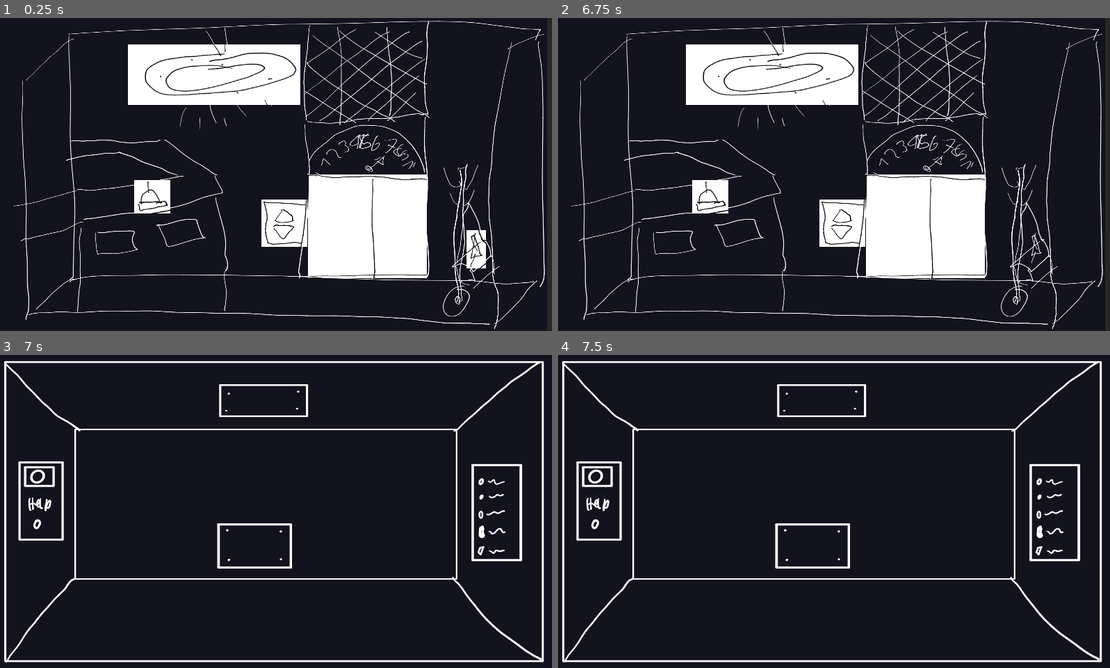
Above: before the commit, frames 1-4 (two rows, left to right).
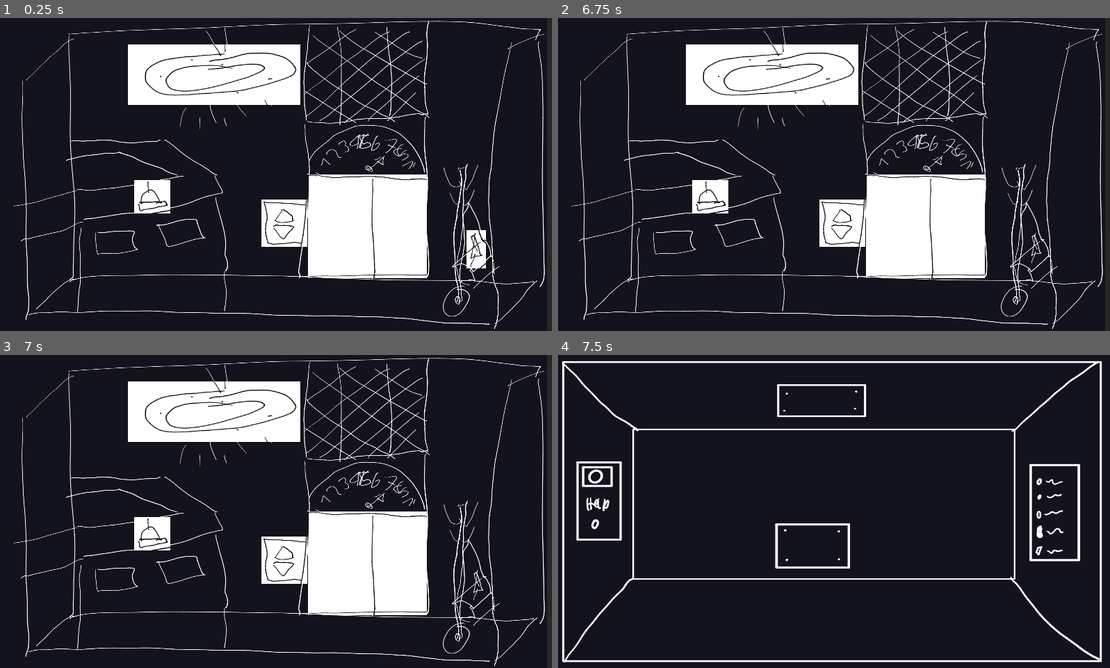
Above: after the commit, the same moments.

Repository: chippmann/dampfmechanische-einstellung
Game: Godot game, scene res://stages/00_Prologue.tscn
Same seed, same stepped clock (60 frames per second), same inputs: the game is played once before the commit and once after it. The engine's default icon, where the game draws it, is replaced by a stand-in: a white triangle on a blue panel in a dark square. Sound files missing from this copy of the repository are replaced by a short silence.
Inputs (mouse positions are in pixels of both pictures, inside the frame that each line leads up to):
- Up to frame 1 (0.25 s): no input
- Up to frame 2 (6.75 s): click (1032, 249) at 0.5 s; click (773, 74) at 1.25 s; click (712, 196) at 2 s; click (845, 224) at 2.75 s; click (927, 227) at 3.5 s; click (773, 74) at 4.25 s; click (712, 196) at 5 s; click (845, 224) at 5.75 s; click (927, 227) at 6.5 s
- Up to frame 3 (7 s): no input
- Up to frame 4 (7.5 s): no input

Frames 1-2 are identical in both runs. In frame 3, 24% of the frame differs, in the area x 0-99%, y 0-100%; in frame 4, nothing differs.

Commit message:
fix elevator button bug

Diff:
--- a/objects/Reception/ElevatorButton/ElevatorButtonAction.gd
+++ b/objects/Reception/ElevatorButton/ElevatorButtonAction.gd
@@ -4,5 +4,5 @@
 
 func _execute(action_name: String) -> void:
 	GameState.receptionElevatorButtonPressed = true
-	if Inventory.has_object("ScrewDriver"):
+	if Inventory.has_object("ScrewDriver") and not GameState.receptionElevatorOpen:
 		ActionRelay.trigger("ElevatorDoor", "emit_signal", ["pressed"])
